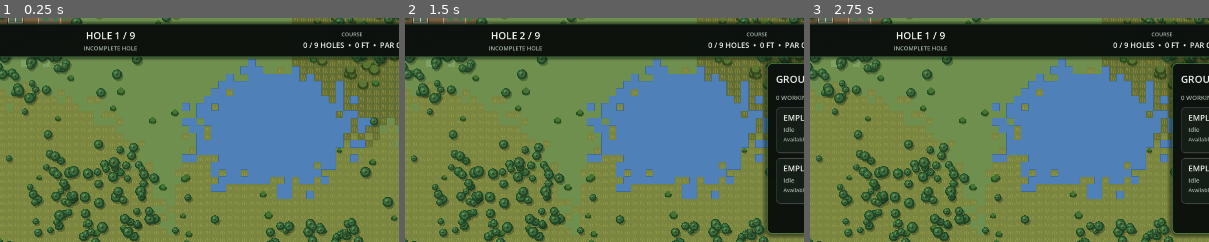
Above: before the commit, frames 1-3 (left to right).
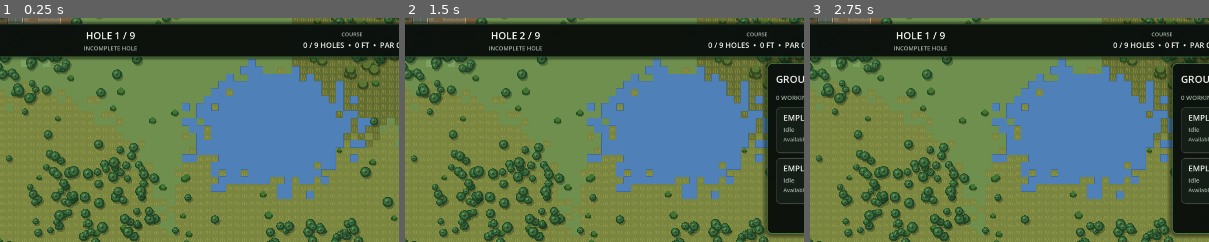
Above: after the commit, the same moments.

Repository: jmessierdg/disc-golf-empire
Game: Godot game, scene res://Main.tscn
Same seed, same stepped clock (60 frames per second), same inputs: the game is played once before the commit and once after it.
Inputs:
- Up to frame 1 (0.25 s): no input
- Up to frame 2 (1.5 s): click "WORKERS 0 / 2" at 0.5 s; click "›" at 1.25 s
- Up to frame 3 (2.75 s): click "‹" at 2 s
The pictures show only the part of the screen within x 28-78%, y 0-50%; the shares and areas given below are measured in that part.

The runs differ from the first frame. In frame 1, 0.1% of the frame differs, in the area x 2-18%, y 0-3%; in frame 2, 0.1%; in frame 3, 0.1%.

Commit message:
Update course_renderer.gd

Diff:
--- a/course_renderer.gd
+++ b/course_renderer.gd
@@ -325,38 +325,45 @@
 # ==================================================
 
 func draw_starter_facilities() -> void:
+	var entry: Array = property_manager.property_driveway_points
+	if entry.size() >= 4:
+		var gate: Vector2 = entry[3]
+		var lot: Vector2 = gate + Vector2(65.0, 60.0)
+		var shop: Vector2 = gate + Vector2(-95.0, 255.0)
+		var yard: Vector2 = gate + Vector2(25.0, 270.0)
+		draw_line(gate, lot, Color(0.52, 0.47, 0.38), 27.0, true)
+		draw_line(gate + Vector2(0.0, 55.0), shop, Color(0.52, 0.47, 0.38), 23.0, true)
+		draw_line(shop, yard, Color(0.52, 0.47, 0.38), 21.0, true)
 	for value in property_manager.buildings:
 		var item: Dictionary = value
 		var kind: String = str(item.get("type", ""))
 		if not kind.begins_with("starter_"):
 			continue
 		var center: Vector2 = item["position"]
-		var dimensions: Vector2 = item["size"]
-		var area: Rect2 = Rect2(center - dimensions * 0.5, dimensions)
+		var size: Vector2 = item["size"]
+		var area: Rect2 = Rect2(center - size * 0.5, size)
 		if kind == "starter_parking":
-			draw_rect(area, Color(0.40, 0.39, 0.35), true)
-			draw_rect(area, Color(0.74, 0.70, 0.59), false, 3.0)
-			for i in range(1, 7):
-				var stripe_x: float = area.position.x + float(i) * area.size.x / 7.0
-				draw_line(Vector2(stripe_x, area.position.y + 6.0), Vector2(stripe_x, area.position.y + area.size.y * 0.38), Color(0.87, 0.84, 0.74), 2.0)
+			draw_rect(area, Color(0.47, 0.45, 0.40), true)
+			draw_rect(area, Color(0.68, 0.63, 0.52), false, 2.0)
+			for i in range(5):
+				var y: float = area.position.y + 9.0 + float(i) * (size.y - 18.0) / 5.0
+				draw_line(Vector2(area.position.x + 6.0, y), Vector2(center.x - 5.0, y), Color(0.86, 0.82, 0.71), 1.8)
 			continue
 		if kind == "starter_yard":
-			draw_rect(area, Color(0.46, 0.42, 0.34), true)
-			draw_rect(area, Color(0.76, 0.67, 0.42), false, 3.0)
+			draw_rect(area, Color(0.52, 0.46, 0.36), true)
+			draw_rect(area, Color(0.76, 0.67, 0.45), false, 2.0)
 			for i in range(3):
-				var spot: Vector2 = area.position + Vector2(20.0 + float(i) * 43.0, area.size.y * 0.5)
-				draw_rect(Rect2(spot, Vector2(23.0, 13.0)), Color(0.25, 0.47, 0.28), true)
+				var x: float = area.position.x + 10.0 + i * 29.0
+				draw_rect(Rect2(Vector2(x, center.y - 8.0), Vector2(17.0, 13.0)), Color(0.25, 0.42, 0.25), true)
 			continue
-		var roof: Color = Color(0.21, 0.37, 0.43)
-		if kind == "starter_shed":
-			roof = Color(0.34, 0.41, 0.35)
-		draw_rect(Rect2(area.position + Vector2(5.0, 6.0), area.size), Color(0.0, 0.0, 0.0, 0.25), true)
-		draw_rect(area, Color(0.75, 0.70, 0.57), true)
-		draw_rect(area.grow(-6.0), roof, true)
-		draw_line(Vector2(center.x, area.position.y + 7.0), Vector2(center.x, area.end.y - 7.0), Color(0.78, 0.78, 0.70), 3.0)
-		draw_rect(area, Color(0.18, 0.21, 0.20), false, 3.0)
+		var roof: Color = Color(0.21, 0.36, 0.42) if kind == "starter_office" else Color(0.35, 0.39, 0.34)
+		draw_rect(Rect2(area.position + Vector2(4.0, 5.0), size), Color(0.0, 0.0, 0.0, 0.22), true)
+		draw_rect(area, Color(0.78, 0.73, 0.61), true)
+		draw_rect(area.grow(-4.0), roof, true)
+		draw_line(Vector2(center.x, area.position.y + 4.0), Vector2(center.x, area.end.y - 4.0), Color(0.70, 0.72, 0.67), 2.0)
+		draw_rect(area, Color(0.19, 0.23, 0.20), false, 2.0)
 		var caption: String = "OFFICE" if kind == "starter_office" else "MAINTENANCE"
-		draw_string(ThemeDB.fallback_font, Vector2(area.position.x, area.position.y - 8.0), caption, HORIZONTAL_ALIGNMENT_LEFT, -1, 17, Color.WHITE)
+		draw_string(ThemeDB.fallback_font, Vector2(area.position.x, area.position.y - 7.0), caption, HORIZONTAL_ALIGNMENT_LEFT, -1, 13, Color.WHITE)
 
 
 func draw_world_background() -> void:
@@ -2585,6 +2592,14 @@
 		"path_point":
 			draw_path_point_view_highlight()
 
+		"building":
+			var index: int = int(viewed_object.get("index", -1))
+			if index >= 0 and index < property_manager.buildings.size():
+				var item: Dictionary = property_manager.buildings[index]
+				var center: Vector2 = item["position"]
+				var size: Vector2 = item["size"]
+				draw_rect(Rect2(center - size * 0.5, size).grow(5.0), Color(1.0, 0.85, 0.25), false, 3.0)
+
 
 func draw_tree_view_highlight() -> void:
 
